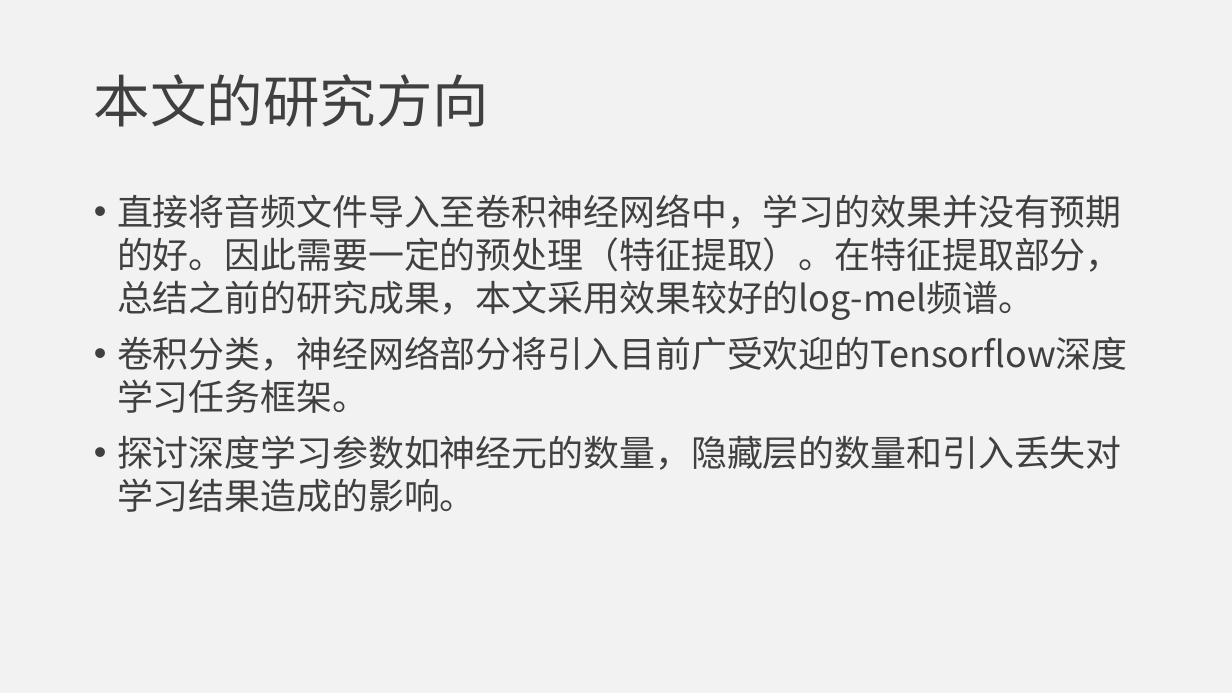
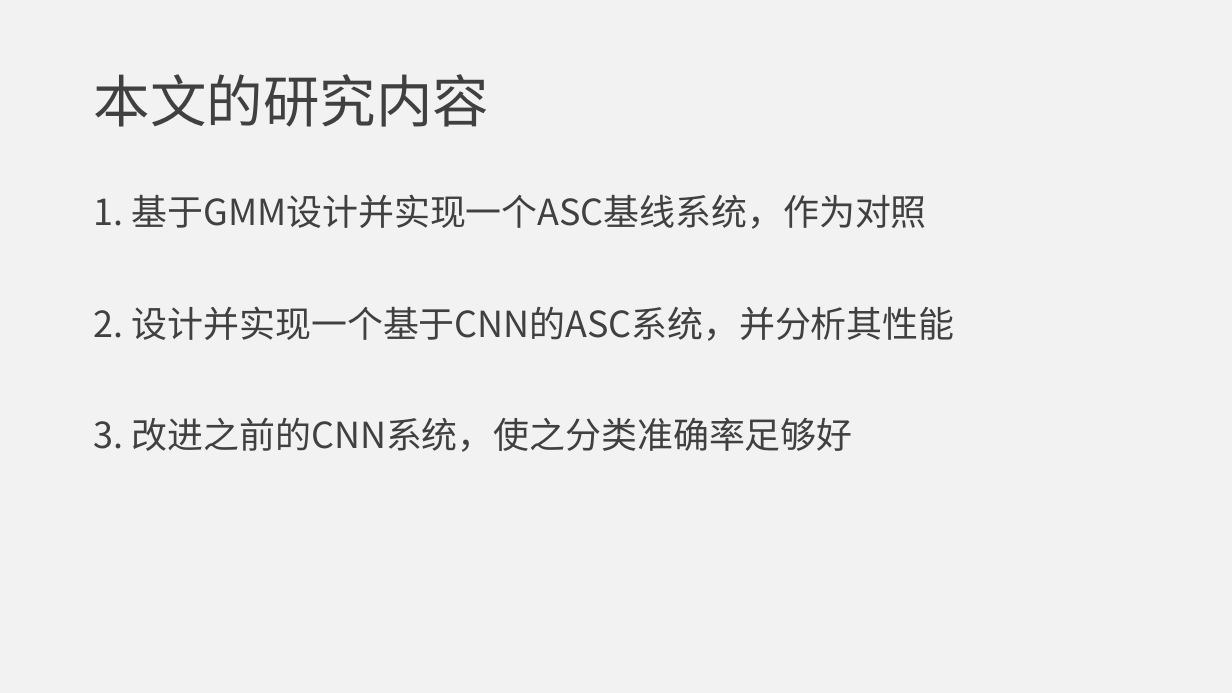
Before and after one commit to jumper3/paper, a slide deck: slide 11 of 开题报告/答辩.pptx. Drawn at 1232x693 pixels with LibreOffice and Linux fonts; fonts in the diff are those of the drawing. Boxes give left, top, right and bottom in pixels: in the first picture for what was removed or moved away, otherwise in the second. Text is boxed around its words. In the diff, an @@ line names an element or a change of style, - is before the commit and + after.

```diff
--- a/开题报告/答辩.pptx
+++ b/开题报告/答辩.pptx
@@ title at <box>94,74,489,127</box>: text changed @@
-本文的研究方向
+本文的研究内容
@@ text at <box>94,194,955,452</box>: text changed @@
-• 直接将音频文件导入至卷积神经网络中，学习的效果并没有预期的好。因此需要一定的预处理（特征提取）。在特征提取部分，总结之前的研究成果，本文采用效果较好的log-mel频谱。
-• 卷积分类，神经网络部分将引入目前广受欢迎的Tensorflow深度学习任务框架。
-• 探讨深度学习参数如神经元的数量，隐藏层的数量和引入丢失对学习结果造成的影响。
+1. 基于GMM设计并实现一个ASC基线系统，作为对照
+2. 设计并实现一个基于CNN的ASC系统，并分析其性能
+3. 改进之前的CNN系统，使之分类准确率足够好
```
Also in this commit, not shown: 2 other files.
